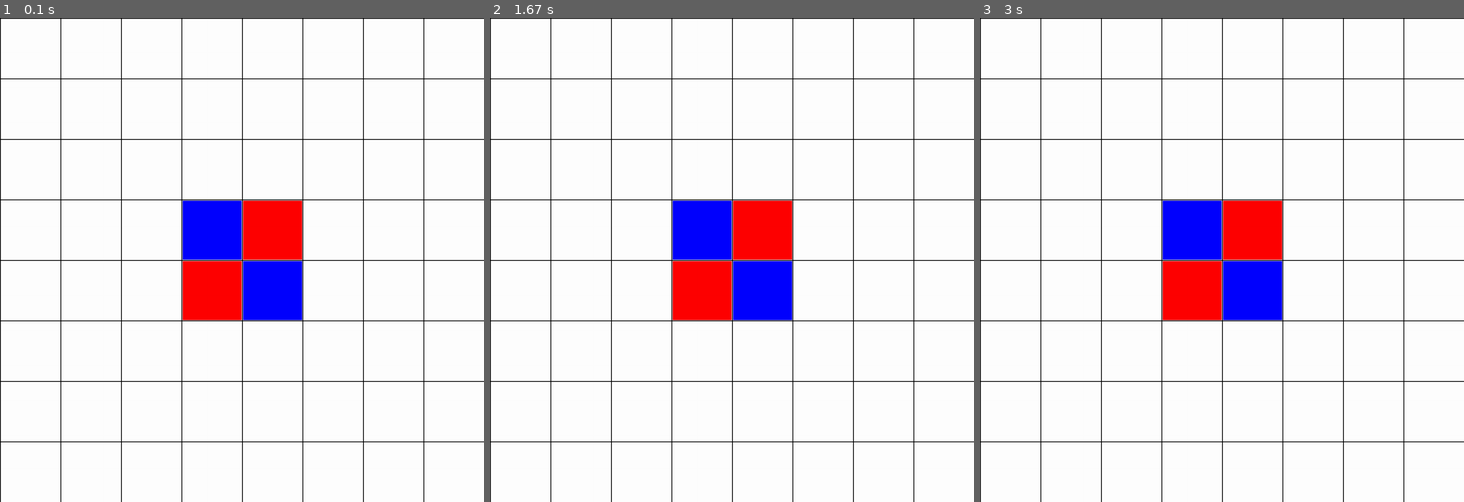
Above: before the commit, frames 1-3 (left to right).
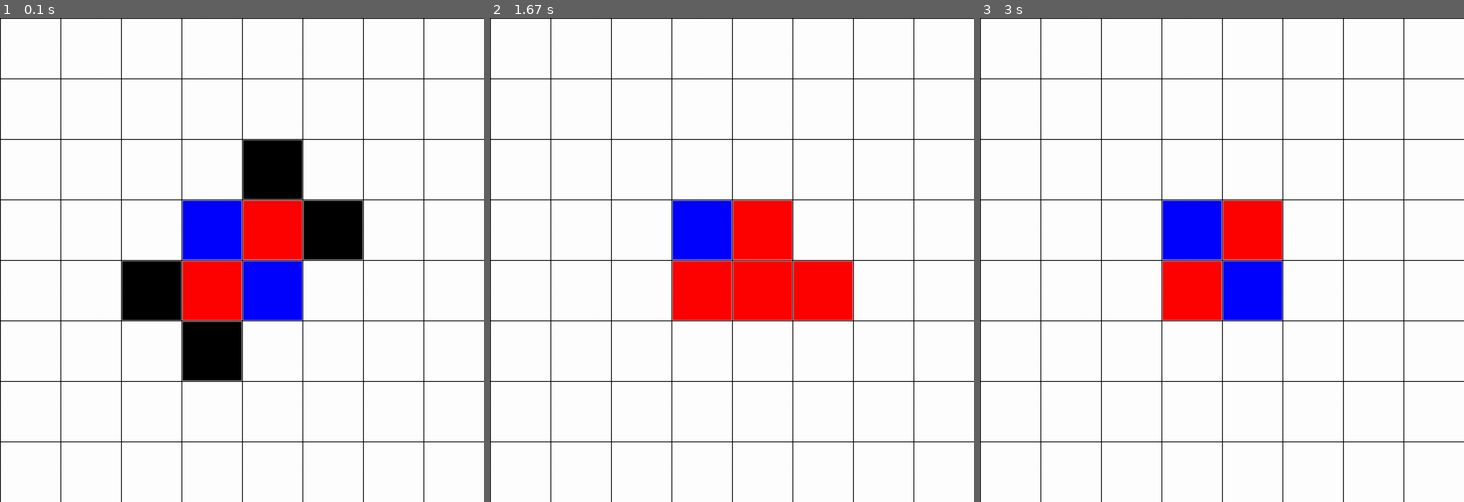
Above: after the commit, the same moments.

Repository: LoganTylerPatterson/OthelloPygame
Game: pygame game, started from othello.py
Two runs of this game, one before a commit and one after it. Both use one fixed random seed, a clock stepped at 60 frames per second and the inputs below.
Inputs (mouse positions are in pixels of both pictures, inside the frame that each line leads up to):
- Up to frame 1 (0.1 s): no input
- Up to frame 2 (1.67 s): click (732, 260) at 0.38 s; click (581, 371) at 1.22 s
- Up to frame 3 (3 s): no input

The runs differ from the first frame. In frame 1, 6.0% of the frame differs, in the area x 25-75%, y 25-75%; in frame 2, 3.0%; in frame 3, nothing differs.

Commit message:
Update othello.py
Almost Finished!

Diff:
--- a/othello.py
+++ b/othello.py
@@ -29,28 +29,40 @@
         self.board[4][4] = "player"
 
     """Main game loop to wrange all this sheet"""
+
     def run_game(self):
         self.draw_initial_board()
         self.turn = "player"
 
         """Start the main loop for the game."""
         while True:
-            #Watch for mouse events
+            # Watch for mouse events
             if self.turn == "player":
-               if self.check_for_events():
+                self.show_hints()
+                if self.check_for_events():
                    self.get_player_move()
+                   self.update_board()
                    self.check_win()
                    self.turn = "computer"
             elif self.turn == "computer":
-                self.get_computer_move()
+                x, y = self.get_computer_move()
+                pygame.time.delay(1000)
+                self.make_move(self.board, "computer", x, y)
+                self.update_board()
                 self.check_win()
                 self.turn = "player"
 
             pygame.display.flip()
 
+    def show_hints(self):
+        p_moves = self.get_valid_moves(self.board, "player")
+        print(p_moves)
+        for tile in p_moves:
+            p_y, p_x = tile
+            self.draw_square(p_y, p_x, self.c_black)
+
     """Given a board and a player, it will iterate through the board and return the score of said board"""
     def get_player_score(self, board, tile):
-        print(">>Get player score")
         score = 0
         for row in range(self.height):
             for col in range(self.width):
@@ -60,18 +72,17 @@
 
     """This method will iterate through the valid moves, determine which gives the highest value, and returns a tuple of the x and y coordinates"""
     def get_computer_move(self):
-        print(">>Get Computer Move")
         bestx = -1
         besty = -1
         valid_moves = self.get_valid_moves(self.board, "computer")
         random.shuffle(valid_moves)
 
-        #Going for the corner is the best option
+        # Going for the corner is the best option
         for x, y in valid_moves:
             if self.is_on_corner(x, y):
                 return [x, y]
 
-        #Get the highest scoring move
+        # Get the highest scoring move
         best_score = -1
 
         for x, y in valid_moves:
@@ -88,8 +99,6 @@
 
     """Gives us a copy of the board so the computer can do some nice testing"""
     def get_board_copy(self, board):
-        print(">>Get Board Copy")
-
         board_copy = [[" "] * 8,[" "] * 8,[" "] * 8,[" "] * 8,[" "] * 8,[" "] * 8,[" "] * 8,[" "] * 8]
 
         for x in range(self.width):
@@ -99,8 +108,6 @@
 
     """Takes a board, player, x and y and updates that tile along with all the tiles that should be flipped """
     def make_move(self, board, tile, x, y):
-        print(">>Make Move")
-
         tiles_to_change = self.is_valid_move(board, tile, x, y)
 
         if tiles_to_change == False:
@@ -113,18 +120,14 @@
 
     """Pretty simple"""
     def is_on_corner(self, x, y):
-        print(">>Is On Corner")
-
         return (x == 0 or x == self.width - 1 and y == 0 or y == self.height - 1)
 
     """If neither the player nor the computer can move, game is over; returns True if play continues"""
     def check_win(self):
-        print(">>Check Win")
-
         player_can_move = self.get_valid_moves(self.board, "player")
         computer_can_move = self.get_valid_moves(self.board, "computer")
         if player_can_move == [] or computer_can_move == []:
-            return True
+            self.run_game()
 
     """Looks for any player events, returns true if so"""
     def check_for_events(self):
@@ -150,8 +153,6 @@
 
     """Not too hard to decipher"""
     def get_random_starter(self):
-        print(">>Get Random Starter")
-
         turn = random.randint(0, 1)
         if turn == 1:
             return "player"
@@ -160,13 +161,12 @@
 
     """Iterates through the board, checks each to see if it is a valid move, returns a list of valid moves"""
     def get_valid_moves(self, board, tile):
-        print(">>Get Valid Moves")
-
         valid_moves = []
         for row in range(self.width):
             for col in range(self.height):
                 if self.is_valid_move(board, tile, row, col):
                     valid_moves.append([row, col])
+
         return valid_moves
 
     """returns True/False depending on whether the row and column are inside/outside the board"""
@@ -175,7 +175,7 @@
 
     """This method returns False if the move is not valid and a list of the tiles that need to be flipped if it is valid"""
     def is_valid_move(self, board, tile, row_start, col_start):
-        #This is working
+        # This is working
         if board[row_start][col_start] != " " or not self.is_on_board(row_start, col_start):
             return False
 
@@ -221,7 +221,6 @@
 
     """Draws the grid lines with 4 initial squares filled in in the center of the grid"""
     def draw_initial_board(self):
-        print(">>Draw Initial Board")
         self.screen.fill(self.c_white)
         line_width = 150
         # Draw game grid
@@ -241,25 +240,24 @@
 
     """Draws a square at the given position on the board"""
     def draw_square(self, row, col, color):
-        print(">>Draw Square")
         y = (row) * 150 + 3
         x = (col) * 150 + 3
         pygame.draw.rect(self.screen, color, (x, y, 146, 146))
 
     """After a element has been updated in self.board, this method will redraw the entire grid -> flip() will need to be called"""
     def update_board(self):
-        print(">>Update Board")
-        for col in range(self.height):
-            for row in range(self.width):
-                square = self.board[col][row]
-                if square == "player":
-                    self.draw_square(col, row, self.c_blue)
-                elif square == "computer":
-                    self.draw_square(col, row, self.c_red)
+        for row in range(self.height):
+            for col in range(self.width):
+                tile = self.board[row][col]
+                if tile == "player":
+                    self.draw_square(row, col, self.c_blue)
+                elif tile == "computer":
+                    self.draw_square(row, col, self.c_red)
+                else:
+                    self.draw_square(row, col, self.c_white)
 
     """Iterates through the board and updates the players score by one each time their name is found"""
     def get_score(self):
-        print(">>Get Score")
         for row in range(self.height):
             for col in range(self.width):
                 square = self.board[row][col]
